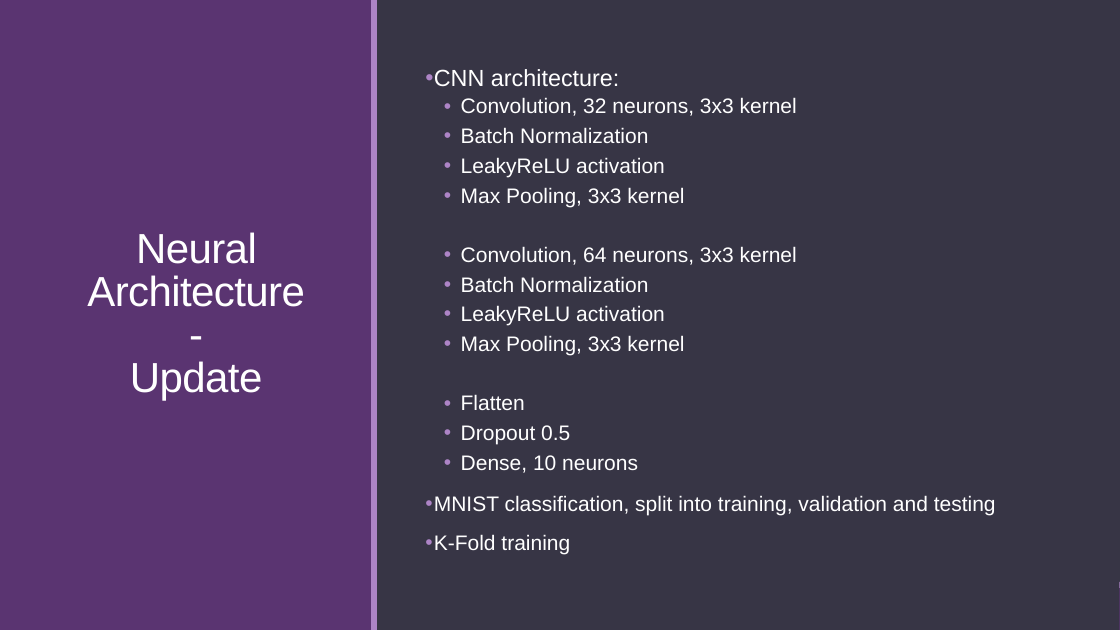
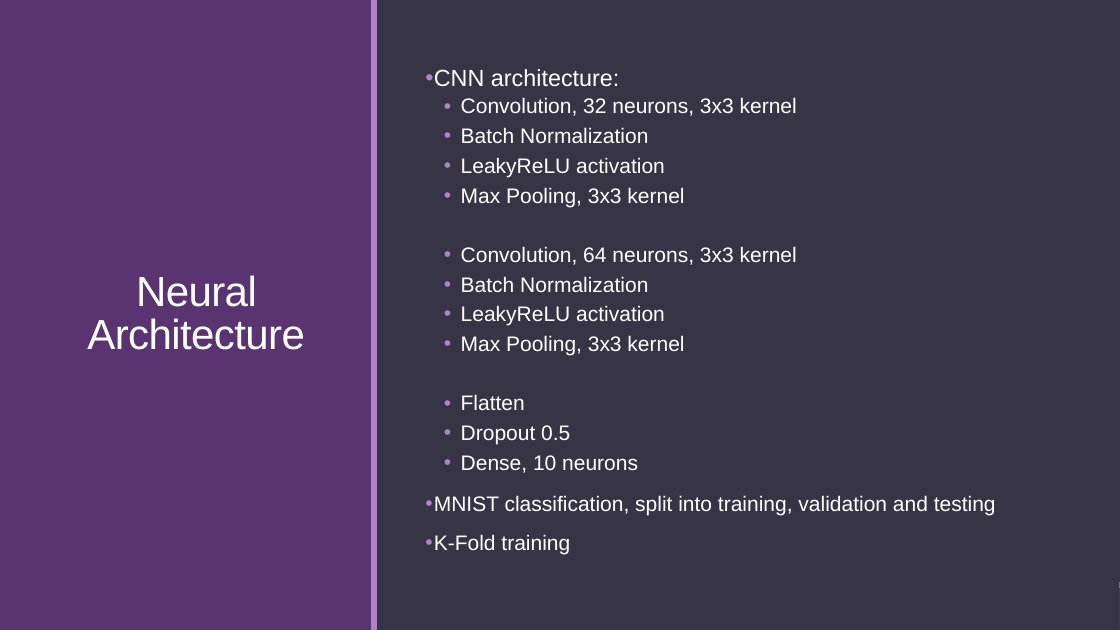
Before and after one commit to somecomfyguy/Project_IA3, a slide deck: slide 4 of project_ia3_presentation.pptx. Drawn at 1120x630 pixels with LibreOffice and Linux fonts; fonts in the diff are those of the drawing. Boxes give left, top, right and bottom in pixels: in the first picture for what was removed or moved away, otherwise in the second. Text is boxed around its words. In the diff, an @@ line names an element or a change of style, - is before the commit and + after.

```diff
--- a/project_ia3_presentation.pptx
+++ b/project_ia3_presentation.pptx
@@ title at (87,275,305,350): text changed @@
-Neural Architecture
--
-Update
+Neural Architecture
```
Also in this commit, not shown: 1 other slide changed.
